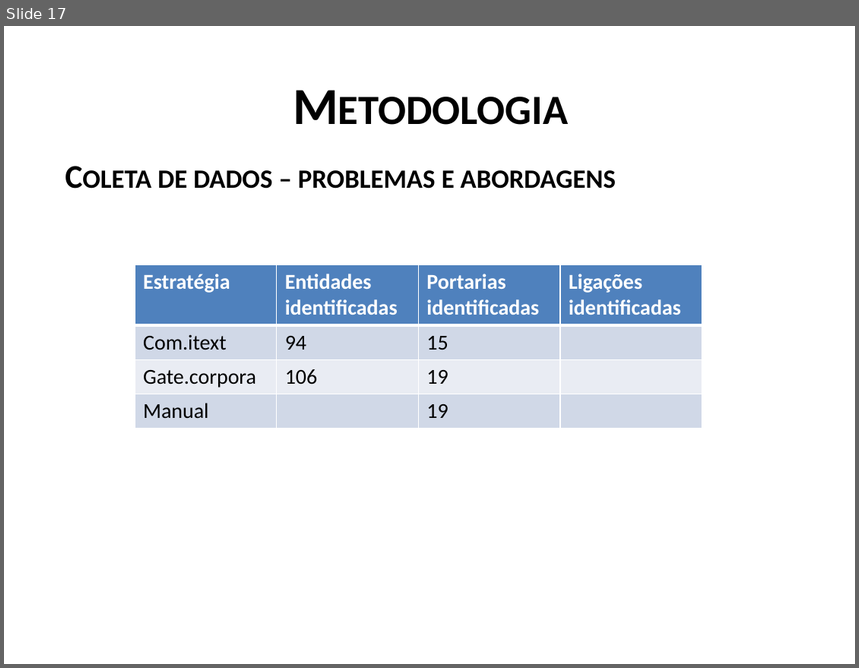
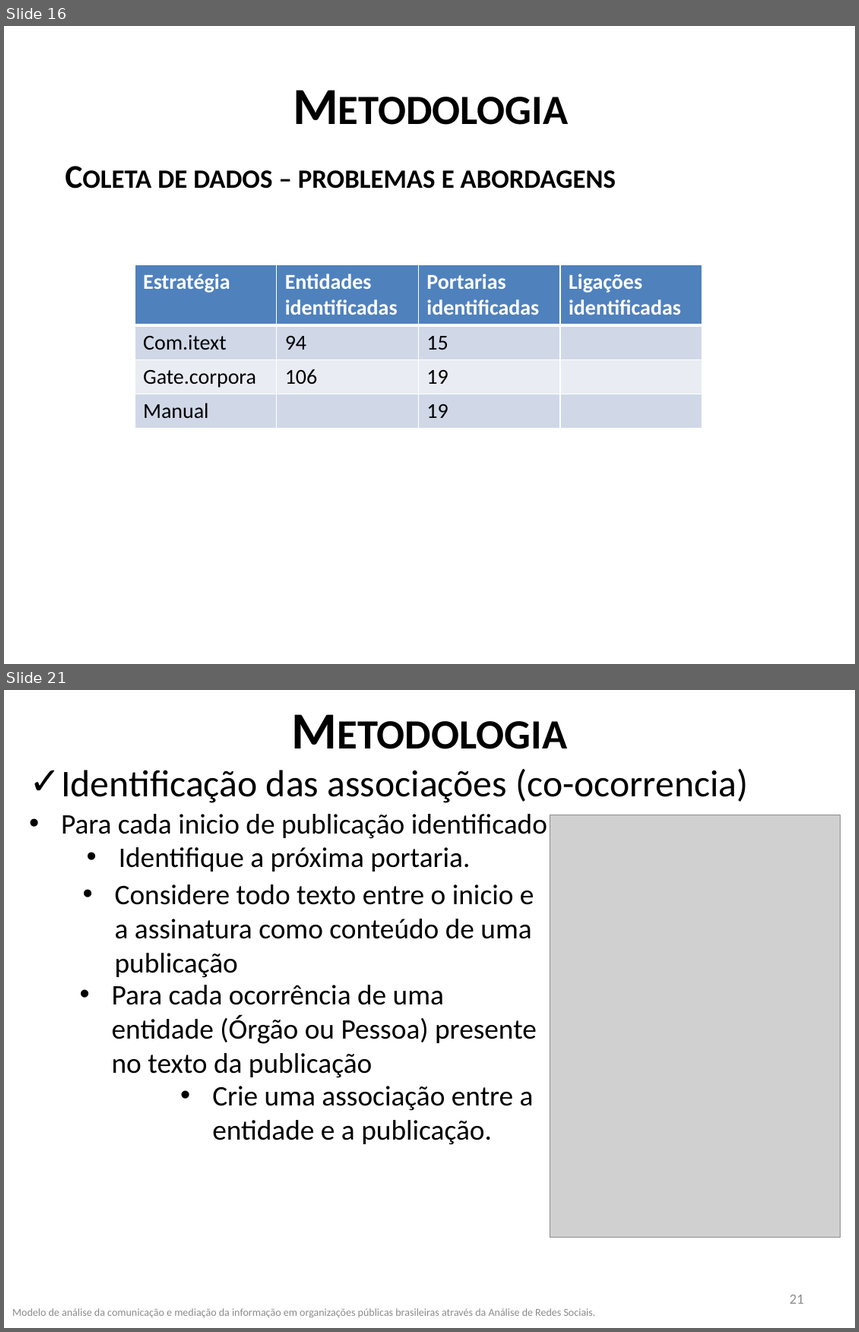
Before and after one commit to frubbs/analisador-dou, a slide deck: Dissertacao/Apresentação1.pptx. Shown one above the other, each under a label of ours: slide 17 before the commit, slides 16 and 21 after it; the slides between them are not shown. The pictures are 859x668 and 859x1332 pixels, drawn with LibreOffice and Linux fonts; fonts in the diff are those of the drawing; grey boxes stand for pictures. Boxes give left, top, right and bottom in pixels: in the first picture for what was removed or moved away, otherwise in the second. Text is boxed around its words. In the diff, an @@ line names an element or a change of style, - is before the commit and + after.

```diff
--- a/Dissertacao/Apresentação1.pptx
+++ b/Dissertacao/Apresentação1.pptx
@@ slide 21 added at [4,690,855,1328], background #FFFFFF @@
@@ title added at [47,690,813,781], 44 pt, text #000000, bold, small capitals @@
+Metodologia
@@ text added at [61,769,749,803], 32 pt, text #000000 @@
+✓ Identificação das associações (co-ocorrencia)
@@ text added at [61,814,547,839], 24 pt, text #000000 @@
+• Para cada inicio de publicação identificado
@@ picture added at [550,815,841,1238] @@
@@ text added at [119,847,470,872], 24 pt, text #000000 @@
+• Identifique a próxima portaria.
@@ text added at [115,885,534,978], 24 pt, text #000000 @@
+• Considere todo texto entre o inicio e a assinatura como conteúdo de uma publicação
@@ text added at [112,985,537,1078], 24 pt, text #000000 @@
+  • Para cada ocorrência de uma entidade (Órgão ou Pessoa) presente no texto da publicação
@@ text added at [212,1086,534,1145], 24 pt, text #000000 @@
+  • Crie uma associação entre a entidade e a publicação.
@@ page number added at [790,1295,804,1304], 12 pt, text #8C8C8C @@
+21
@@ text added at [12,1309,596,1319], 9 pt, text #8C8C8C @@
+Modelo de análise da comunicação e mediação da informação em organizações públicas brasileiras através da Análise de Redes Sociais.
@@ what was slide 17 is now slide 16 @@
```
Also in this commit, not shown: 8 slides changed, 6 other slides added, 5 slides removed, 18 other files.
